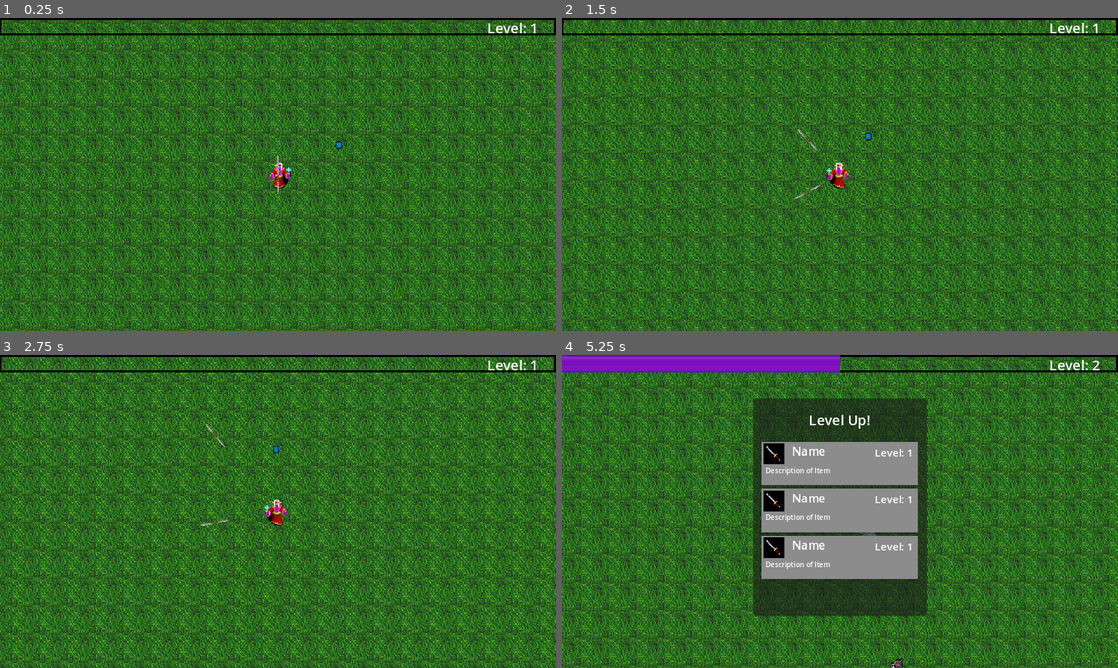
Above: before the commit, frames 1-4 (two rows, left to right).
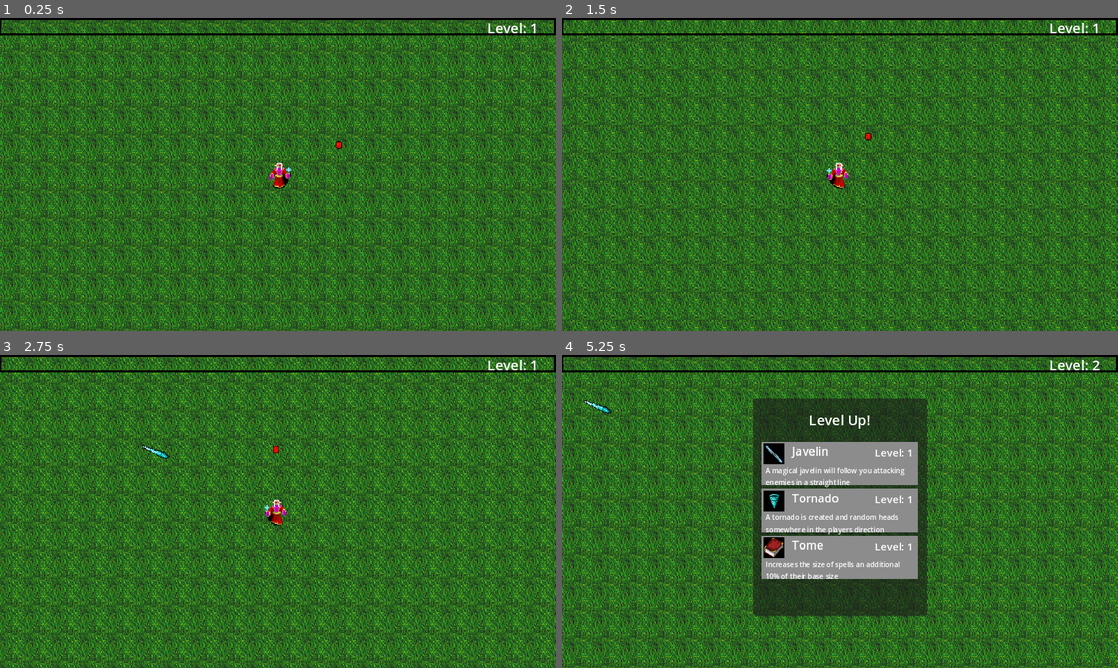
Above: after the commit, the same moments.

Repository: Nodnarz/BuffetSurvivors
Game: Godot game, scene res://Scenes/world/world.tscn
Same seed, same stepped clock (60 frames per second), same inputs: the game is played once before the commit and once after it. Sound files missing from this copy of the repository are replaced by a short silence.
Inputs (mouse positions are in pixels of both pictures, inside the frame that each line leads up to):
- Up to frame 1 (0.25 s): no input
- Up to frame 2 (1.5 s): tap Enter at 0.5 s; move the mouse to (962, 158) at 0.52 s; hold D (right) 0.53-1.28 s; click (962, 158) at 0.6 s; move the mouse to (728, 190) at 1.27 s; hold S (down) from 1.28 s (still down); click (728, 190) at 1.35 s
- Up to frame 3 (2.75 s): move the mouse to (333, 442) at 2.02 s; release S (down) at 2.03 s; hold D (right) from 2.03 s (still down); click (333, 442) at 2.1 s
- Up to frame 4 (5.25 s): move the mouse to (812, 574) at 2.77 s; release D (right) at 2.78 s; hold W (up) 2.78-3.53 s; click (812, 574) at 2.85 s; move the mouse to (1006, 558) at 3.52 s; hold A (left) 3.53-5.03 s; click (1006, 558) at 3.6 s; move the mouse to (673, 464) at 4.27 s; click (673, 464) at 4.35 s; move the mouse to (867, 511) at 5.02 s; hold S (down) from 5.03 s (still down); click (867, 511) at 5.1 s

The runs differ from the first frame. In frame 1, less than 0.1% of the frame differs, in the area x 49-62%, y 39-56%; in frame 2, less than 0.1%; in frame 3, 0.1%; in frame 4, 4.5%, in the area x 0-62%, y 0-100%.

Commit message:
Leveling complete

Diff:
--- a/Scenes/player/Attack/ice_spear.gd
+++ b/Scenes/player/Attack/ice_spear.gd
@@ -18,11 +18,29 @@
 	rotation = angle.angle() + deg_to_rad(135)
 	match level:
 		1:
-			hp = 2
+			hp = 1
 			speed = 100
 			damage = 5
 			knockback_amount = 100
-			attack_size = 1.0
+			attack_size = 1.0 * (1 + player.spell_size)
+		2:
+			hp = 1
+			speed = 100
+			damage = 5
+			knockback_amount = 100
+			attack_size = 1.0 * (1 + player.spell_size)
+		3:
+			hp = 2
+			speed = 100
+			damage = 8
+			knockback_amount = 100
+			attack_size = 1.0 * (1 + player.spell_size)
+		4:
+			hp = 2
+			speed = 100
+			damage = 8
+			knockback_amount = 100
+			attack_size = 1.0 * (1 + player.spell_size)
 
 	var tween = create_tween()
 	tween.tween_property(self,"scale",Vector2(1,1)*attack_size,1).set_trans(Tween.TRANS_QUINT).set_ease(Tween.EASE_OUT)
--- a/Scenes/player/Attack/javelin.gd
+++ b/Scenes/player/Attack/javelin.gd
@@ -40,9 +40,34 @@
 			speed = 200
 			damage = 10
 			knockback_amount = 100
+			paths = 1
+			attack_size = 1.0 * (1 + player.spell_size)
+			attack_speed = 5.0 * (1 - player.spell_cooldown)
+		2:
+			hp = 9999
+			speed = 200
+			damage = 10
+			knockback_amount = 100
+			paths = 2
+			attack_size = 1.0 * (1 + player.spell_size)
+			attack_speed = 5.0 * (1 - player.spell_cooldown)
+		3:
+			hp = 9999
+			speed = 200
+			damage = 10
+			knockback_amount = 100
 			paths = 3
-			attack_size = 1.0
-			attack_speed = 5.0
+			attack_size = 1.0 * (1 + player.spell_size)
+			attack_speed = 5.0 * (1 - player.spell_cooldown)
+		4:
+			hp = 9999
+			speed = 200
+			damage = 15
+			knockback_amount = 120
+			paths = 3
+			attack_size = 1.0 * (1 + player.spell_size)
+			attack_speed = 5.0 * (1 - player.spell_cooldown)
+
 	scale = Vector2(1.0,1.0) * attack_size
 	attackTimer.wait_time = attack_speed
 
--- a/Scenes/player/Attack/tornado.gd
+++ b/Scenes/player/Attack/tornado.gd
@@ -23,7 +23,25 @@
 			speed = 100.0
 			damage = 5
 			knockback_amount = 100
-			attack_size = 1.0
+			attack_size = 1.0 * (1 + player.spell_size)
+		2:
+			hp = 9999
+			speed = 100.0
+			damage = 5
+			knockback_amount = 100
+			attack_size = 1.0 * (1 + player.spell_size)
+		3:
+			hp = 9999
+			speed = 100.0
+			damage = 5
+			knockback_amount = 100
+			attack_size = 1.0 * (1 + player.spell_size)
+		4:
+			hp = 9999
+			speed = 100.0
+			damage = 5
+			knockback_amount = 125
+			attack_size = 1.0 * (1 + player.spell_size)
 
 	var move_to_less = Vector2.ZERO
 	var move_to_more = Vector2.ZERO
--- a/Scenes/player/player.gd
+++ b/Scenes/player/player.gd
@@ -2,6 +2,7 @@
 
 var movement_speed = 50.0
 var hp = 80
+var maxhp = 80
 var last_movement = Vector2.UP
 
 var experience = 0
@@ -20,21 +21,30 @@
 @onready var tornadoAttackTimer = get_node("%TornadoAttackTimer")
 @onready var javelinBase = get_node("%JavelinBase")
 
+#Upgrades
+var collected_upgrades = []
+var upgrade_options = []
+var armor = 0
+var speed = 0
+var spell_cooldown = 0
+var spell_size = 0
+var additional_attacks = 0
+
 #IceSpear
 var icespear_ammo = 0
-var icespear_baseammo = 1
+var icespear_baseammo = 0
 var icespear_attackspeed = 1.5
 var icespear_level = 0
 
 #Tornado
 var tornado_ammo = 0
-var tornado_baseammo = 5
+var tornado_baseammo = 0
 var tornado_attackspeed = 3
 var tornado_level = 0
 
 #Javelin
-var javelin_ammo = 3
-var javelin_level = 1
+var javelin_ammo = 0
+var javelin_level = 0
 
 #enemy Related
 var enemy_close = []
@@ -52,6 +62,7 @@
 @onready var snd_LevelUp = get_node("%snd_LevelUp")
 
 func _ready():
+	upgrade_character("icespear1")
 	attack()
 	set_expbar(experience,calculate_experiencecap())
 
@@ -81,22 +92,22 @@
 
 func attack():
 	if icespear_level > 0:
-		iceSpearTimer.wait_time = icespear_attackspeed
+		iceSpearTimer.wait_time = icespear_attackspeed * (1 - spell_cooldown)
 		if iceSpearTimer.is_stopped():
 			iceSpearTimer.start()
 	if tornado_level > 0:
-		tornadoTimer.wait_time = tornado_attackspeed
+		tornadoTimer.wait_time = tornado_attackspeed * (1 - spell_cooldown)
 		if tornadoTimer.is_stopped():
 			tornadoTimer.start()
 	if javelin_level > 0:
 		spawn_javelin()
 
 func _on_hurt_box_hurt(damage, _angle, _knockback):
-	hp -= damage
+	hp -= clamp(damage - armor, 1.0, 999.0)
 	print(hp)
 
 func _on_ice_spear_timer_timeout():
-	icespear_ammo += icespear_baseammo
+	icespear_ammo += icespear_baseammo + additional_attacks
 	iceSpearAttackTimer.start()
 
 
@@ -114,7 +125,7 @@
 			iceSpearAttackTimer.stop()
 
 func _on_tornado_timer_timeout():
-	tornado_ammo += tornado_baseammo
+	tornado_ammo += tornado_baseammo + additional_attacks
 	tornadoAttackTimer.start()
 
 func _on_tornado_attack_timer_timeout():
@@ -132,12 +143,17 @@
 
 func spawn_javelin():
 	var get_javelin_total = javelinBase.get_child_count()
-	var calc_spawns = javelin_ammo - get_javelin_total
+	var calc_spawns = (javelin_ammo + additional_attacks) - get_javelin_total
 	while calc_spawns > 0:
 		var javelin_spawn = javelin.instantiate()
 		javelin_spawn.global_position = global_position
 		javelinBase.add_child(javelin_spawn)
 		calc_spawns -= 1
+	#Update Javelin
+	var get_javelins = javelinBase.get_children()
+	for i in get_javelins:
+		if i.has_method("update_javelin"):
+			i.update_javelin()
 
 func get_random_target():
 	if enemy_close.size() > 0:
@@ -176,7 +192,6 @@
 		experience = 0
 		exp_required = calculate_experiencecap()
 		levelUp()
-		calculate_experience(0)
 	else:
 		experience += collected_experience
 		collected_experience = 0
@@ -208,16 +223,92 @@
 	var optionsMax = 3
 	while options < optionsMax:
 		var option_choice = itemOptions.instantiate()
+		option_choice.item = get_random_item()
 		upgradeOptions.add_child(option_choice)
 		options+=1
 
 	get_tree().paused = true
 
 func upgrade_character(upgrade):
+	match upgrade:
+		"icespear1":
+			icespear_level = 1
+			icespear_baseammo += 1
+		"icespear2":
+			icespear_level = 2
+			icespear_baseammo += 1
+		"icespear3":
+			icespear_level = 3
+		"icespear4":
+			icespear_level = 4
+			icespear_baseammo += 2
+		"tornado1":
+			tornado_level = 1
+			tornado_baseammo += 1
+		"tornado2":
+			tornado_level = 2
+			tornado_baseammo += 1
+		"tornado3":
+			tornado_level = 3
+			tornado_attackspeed -= 0.5
+		"tornado4":
+			tornado_level = 4
+			tornado_baseammo += 1
+		"javelin1":
+			javelin_level = 1
+			javelin_ammo = 1
+		"javelin2":
+			javelin_level = 2
+		"javelin3":
+			javelin_level = 3
+		"javelin4":
+			javelin_level = 4
+		"armor1","armor2","armor3","armor4":
+			armor += 1
+		"speed1","speed2","speed3","speed4":
+			movement_speed += 20.0
+		"tome1","tome2","tome3","tome4":
+			spell_size += 0.10
+		"scroll1","scroll2","scroll3","scroll4":
+			spell_cooldown += 0.05
+		"ring1","ring2":
+			additional_attacks += 1
+		"food":
+			hp += 20
+			hp = clamp(hp,0,maxhp)
+
+	attack()
 	var option_children = upgradeOptions.get_children()
 	for i in option_children:
 		i.queue_free()
+	upgrade_options.clear()
+	collected_upgrades.append(upgrade)
 	levelPanel.visible = false
 	levelPanel.position = Vector2(800,50)
 	get_tree().paused = false
 	calculate_experience(0)
+
+func get_random_item():
+	var dblist = []
+	for i in UpgradeDb.UPGRADES:
+		if i in collected_upgrades: #Find already collected Upgrades
+			pass
+		elif i in upgrade_options: #if upgrade is already an option
+			pass
+		elif UpgradeDb.UPGRADES[i]["type"] == "item": #dont pick food
+			pass
+		elif UpgradeDb.UPGRADES[i]["prerequisite"].size() > 0: #check for prerequisites
+			var to_add = true
+			for n in UpgradeDb.UPGRADES[i]["prerequisite"]:
+				if not n in collected_upgrades:
+					to_add = false
+			if to_add:
+				dblist.append(i)
+		else:
+			dblist.append(i)
+	if dblist.size() > 0:
+		var randomItem = dblist.pick_random()
+		upgrade_options.append(randomItem)
+		return randomItem
+	else:
+		return null
--- a/Scenes/world/world.tscn
+++ b/Scenes/world/world.tscn
@@ -24,4 +24,4 @@
 
 [node name="ExperienceGem" parent="." instance=ExtResource("4_m7gb6")]
 position = Vector2(70, -33)
-experience = 10
+experience = 500
--- a/Uitily/item_option.gd
+++ b/Uitily/item_option.gd
@@ -1,4 +1,9 @@
 extends ColorRect
+
+@onready var lblName = $lbl_name
+@onready var lblDescription = $lbl_description
+@onready var lblLevel = $lbl_level
+@onready var itemIcon = $ColorRect/ItemIcon
 
 var mouse_over = false
 var item = null
@@ -8,6 +13,12 @@
 
 func _ready():
 	connect("selected_upgrade", Callable(player, "upgrade_character"))
+	if item == null:
+		item = "food"
+	lblName.text = UpgradeDb.UPGRADES[item]["displayname"]
+	lblDescription.text = UpgradeDb.UPGRADES[item]["details"]
+	lblLevel.text = UpgradeDb.UPGRADES[item]["level"]
+	itemIcon.texture = load(UpgradeDb.UPGRADES[item]["icon"])
 
 func _input(event):
 	if event.is_action("click"):
--- a/Uitily/item_option.tscn
+++ b/Uitily/item_option.tscn
@@ -38,6 +38,7 @@
 text = "Name"
 
 [node name="lbl_description" type="Label" parent="."]
+layout_mode = 0
 offset_left = 4.0
 offset_top = 27.0
 offset_right = 166.0
@@ -47,6 +48,7 @@
 autowrap_mode = 3
 
 [node name="lbl_level" type="Label" parent="."]
+layout_mode = 0
 offset_left = 130.0
 offset_top = 3.0
 offset_right = 174.0
--- /dev/null
+++ b/Uitily/upgrade_db.gd
@@ -0,0 +1,254 @@
+extends Node
+
+const ICON_PATH = "res://Uitily/Art/Passives/"
+const WEAPON_PATH = "res://Uitily/Art/Weapons/"
+const UPGRADES = {
+	"icespear1": {
+		"icon": WEAPON_PATH + "ice_spear.png",
+		"displayname": "Ice Spear",
+		"details": "A spear of ice is thrown at a random enemy",
+		"level": "Level: 1",
+		"prerequisite": [],
+		"type": "weapon"
+	},
+	"icespear2": {
+		"icon": WEAPON_PATH + "ice_spear.png",
+		"displayname": "Ice Spear",
+		"details": "An addition Ice Spear is thrown",
+		"level": "Level: 2",
+		"prerequisite": ["icespear1"],
+		"type": "weapon"
+	},
+	"icespear3": {
+		"icon": WEAPON_PATH + "ice_spear.png",
+		"displayname": "Ice Spear",
+		"details": "Ice Spears now pass through another enemy and do + 3 damage",
+		"level": "Level: 3",
+		"prerequisite": ["icespear2"],
+		"type": "weapon"
+	},
+	"icespear4": {
+		"icon": WEAPON_PATH + "ice_spear.png",
+		"displayname": "Ice Spear",
+		"details": "An additional 2 Ice Spears are thrown",
+		"level": "Level: 4",
+		"prerequisite": ["icespear3"],
+		"type": "weapon"
+	},
+	"javelin1": {
+		"icon": WEAPON_PATH + "javelin_3_new_attack.png",
+		"displayname": "Javelin",
+		"details": "A magical javelin will follow you attacking enemies in a straight line",
+		"level": "Level: 1",
+		"prerequisite": [],
+		"type": "weapon"
+	},
+	"javelin2": {
+		"icon": WEAPON_PATH + "javelin_3_new_attack.png",
+		"displayname": "Javelin",
+		"details": "The javelin will now attack an additional enemy per attack",
+		"level": "Level: 2",
+		"prerequisite": ["javelin1"],
+		"type": "weapon"
+	},
+	"javelin3": {
+		"icon": WEAPON_PATH + "javelin_3_new_attack.png",
+		"displayname": "Javelin",
+		"details": "The javelin will attack another additional enemy per attack",
+		"level": "Level: 3",
+		"prerequisite": ["javelin2"],
+		"type": "weapon"
+	},
+	"javelin4": {
+		"icon": WEAPON_PATH + "javelin_3_new_attack.png",
+		"displayname": "Javelin",
+		"details": "The javelin now does + 5 damage per attack and causes 20% additional knockback",
+		"level": "Level: 4",
+		"prerequisite": ["javelin3"],
+		"type": "weapon"
+	},
+	"tornado1": {
+		"icon": WEAPON_PATH + "tornado.png",
+		"displayname": "Tornado",
+		"details": "A tornado is created and random heads somewhere in the players direction",
+		"level": "Level: 1",
+		"prerequisite": [],
+		"type": "weapon"
+	},
+	"tornado2": {
+		"icon": WEAPON_PATH + "tornado.png",
+		"displayname": "Tornado",
+		"details": "An additional Tornado is created",
+		"level": "Level: 2",
+		"prerequisite": ["tornado1"],
+		"type": "weapon"
+	},
+	"tornado3": {
+		"icon": WEAPON_PATH + "tornado.png",
+		"displayname": "Tornado",
+		"details": "The Tornado cooldown is reduced by 0.5 seconds",
+		"level": "Level: 3",
+		"prerequisite": ["tornado2"],
+		"type": "weapon"
+	},
+	"tornado4": {
+		"icon": WEAPON_PATH + "tornado.png",
+		"displayname": "Tornado",
+		"details": "An additional tornado is created and the knockback is increased by 25%",
+		"level": "Level: 4",
+		"prerequisite": ["tornado3"],
+		"type": "weapon"
+	},
+	"armor1": {
+		"icon": ICON_PATH + "helmet_1.png",
+		"displayname": "Armor",
+		"details": "Reduces Damage By 1 point",
+		"level": "Level: 1",
+		"prerequisite": [],
+		"type": "upgrade"
+	},
+	"armor2": {
+		"icon": ICON_PATH + "helmet_1.png",
+		"displayname": "Armor",
+		"details": "Reduces Damage By an additional 1 point",
+		"level": "Level: 2",
+		"prerequisite": ["armor1"],
+		"type": "upgrade"
+	},
+	"armor3": {
+		"icon": ICON_PATH + "helmet_1.png",
+		"displayname": "Armor",
+		"details": "Reduces Damage By an additional 1 point",
+		"level": "Level: 3",
+		"prerequisite": ["armor2"],
+		"type": "upgrade"
+	},
+	"armor4": {
+		"icon": ICON_PATH + "helmet_1.png",
+		"displayname": "Armor",
+		"details": "Reduces Damage By an additional 1 point",
+		"level": "Level: 4",
+		"prerequisite": ["armor3"],
+		"type": "upgrade"
+	},
+	"speed1": {
+		"icon": ICON_PATH + "boots_4_green.png",
+		"displayname": "Speed",
+		"details": "Movement Speed Increased by 50% of base speed",
+		"level": "Level: 1",
+		"prerequisite": [],
+		"type": "upgrade"
+	},
+	"speed2": {
+		"icon": ICON_PATH + "boots_4_green.png",
+		"displayname": "Speed",
+		"details": "Movement Speed Increased by an additional 50% of base speed",
+		"level": "Level: 2",
+		"prerequisite": ["speed1"],
+		"type": "upgrade"
+	},
+	"speed3": {
+		"icon": ICON_PATH + "boots_4_green.png",
+		"displayname": "Speed",
+		"details": "Movement Speed Increased by an additional 50% of base speed",
+		"level": "Level: 3",
+		"prerequisite": ["speed2"],
+		"type": "upgrade"
+	},
+	"speed4": {
+		"icon": ICON_PATH + "boots_4_green.png",
+		"displayname": "Speed",
+		"details": "Movement Speed Increased an additional 50% of base speed",
+		"level": "Level: 4",
+		"prerequisite": ["speed3"],
+		"type": "upgrade"
+	},
+	"tome1": {
+		"icon": ICON_PATH + "thick_new.png",
+		"displayname": "Tome",
+		"details": "Increases the size of spells an additional 10% of their base size",
+		"level": "Level: 1",
+		"prerequisite": [],
+		"type": "upgrade"
+	},
+	"tome2": {
+		"icon": ICON_PATH + "thick_new.png",
+		"displayname": "Tome",
+		"details": "Increases the size of spells an additional 10% of their base size",
+		"level": "Level: 2",
+		"prerequisite": ["tome1"],
+		"type": "upgrade"
+	},
+	"tome3": {
+		"icon": ICON_PATH + "thick_new.png",
+		"displayname": "Tome",
+		"details": "Increases the size of spells an additional 10% of their base size",
+		"level": "Level: 3",
+		"prerequisite": ["tome2"],
+		"type": "upgrade"
+	},
+	"tome4": {
+		"icon": ICON_PATH + "thick_new.png",
+		"displayname": "Tome",
+		"details": "Increases the size of spells an additional 10% of their base size",
+		"level": "Level: 4",
+		"prerequisite": ["tome3"],
+		"type": "upgrade"
+	},
+	"scroll1": {
+		"icon": ICON_PATH + "scroll_old.png",
+		"displayname": "Scroll",
+		"details": "Decreases of the cooldown of spells by an additional 5% of their base time",
+		"level": "Level: 1",
+		"prerequisite": [],
+		"type": "upgrade"
+	},
+	"scroll2": {
+		"icon": ICON_PATH + "scroll_old.png",
+		"displayname": "Scroll",
+		"details": "Decreases of the cooldown of spells by an additional 5% of their base time",
+		"level": "Level: 2",
+		"prerequisite": ["scroll1"],
+		"type": "upgrade"
+	},
+	"scroll3": {
+		"icon": ICON_PATH + "scroll_old.png",
+		"displayname": "Scroll",
+		"details": "Decreases of the cooldown of spells by an additional 5% of their base time",
+		"level": "Level: 3",
+		"prerequisite": ["scroll2"],
+		"type": "upgrade"
+	},
+	"scroll4": {
+		"icon": ICON_PATH + "scroll_old.png",
+		"displayname": "Scroll",
+		"details": "Decreases of the cooldown of spells by an additional 5% of their base time",
+		"level": "Level: 4",
+		"prerequisite": ["scroll3"],
+		"type": "upgrade"
+	},
+	"ring1": {
+		"icon": ICON_PATH + "urand_mage.png",
+		"displayname": "Ring",
+		"details": "Your spells now spawn 1 more additional attack",
+		"level": "Level: 1",
+		"prerequisite": [],
+		"type": "upgrade"
+	},
+	"ring2": {
+		"icon": ICON_PATH + "urand_mage.png",
+		"displayname": "Ring",
+		"details": "Your spells now spawn an additional attack",
+		"level": "Level: 2",
+		"prerequisite": ["ring1"],
+		"type": "upgrade"
+	},
+	"food": {
+		"icon": ICON_PATH + "chunk.png",
+		"displayname": "Food",
+		"details": "Heals you for 20 health",
+		"level": "N/A",
+		"prerequisite": [],
+		"type": "item"
+	}
+}
--- /dev/null
+++ b/Uitily/upgrade_db.tscn
@@ -0,0 +1,6 @@
+[gd_scene load_steps=2 format=3 uid="uid://dr6as1wr30k81"]
+
+[ext_resource type="Script" path="res://Uitily/upgrade_db.gd" id="1_tbmwq"]
+
+[node name="UpgradeDB" type="Node"]
+script = ExtResource("1_tbmwq")
--- a/project.godot
+++ b/project.godot
@@ -13,6 +13,10 @@
 config/name="BuffetSurvivors"
 run/main_scene="res://Scenes/world/world.tscn"
 config/features=PackedStringArray("4.1", "Forward Plus")
+
+[autoload]
+
+UpgradeDb="*res://Uitily/upgrade_db.tscn"
 
 [display]
 
Binary file added: Uitily/Art/Passives/boots_4_green.png
Not shown, added: Uitily/Art/Passives/boots_4_green.png.import
Binary file added: Uitily/Art/Passives/chunk.png
Not shown, added: Uitily/Art/Passives/chunk.png.import
Binary file added: Uitily/Art/Passives/helmet_1.png
Not shown, added: Uitily/Art/Passives/helmet_1.png.import
Binary file added: Uitily/Art/Passives/low_boots.png
Not shown, added: Uitily/Art/Passives/low_boots.png.import
Binary file added: Uitily/Art/Passives/scroll_old.png
Not shown, added: Uitily/Art/Passives/scroll_old.png.import
Binary file added: Uitily/Art/Passives/thick_new.png
Not shown, added: Uitily/Art/Passives/thick_new.png.import
(and 2 more such lines)
